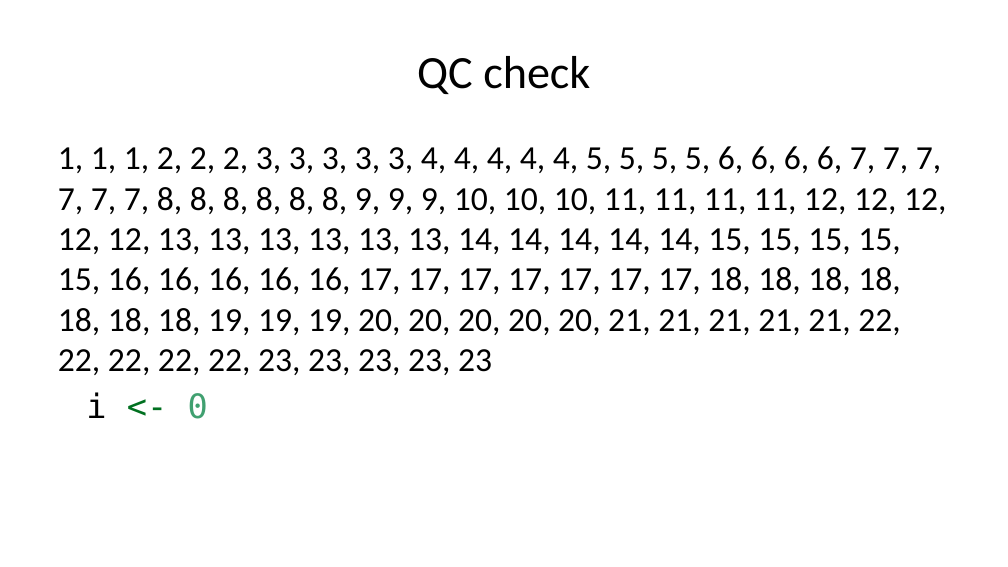
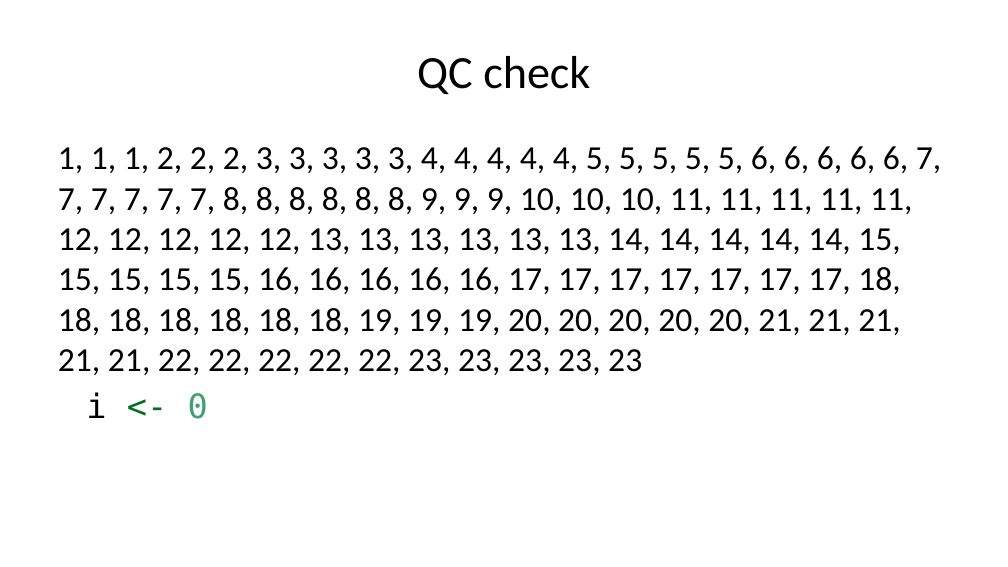
Before and after one commit to pmean/introduction-to-SAS, a slide deck: slide 3 of results/test-code.pptx. Drawn at 1008x567 pixels with LibreOffice and Linux fonts; fonts in the diff are those of the drawing. Boxes give left, top, right and bottom in pixels: in the first picture for what was removed or moved away, otherwise in the second. Text is boxed around its words. In the diff, an @@ line names an element or a change of style, - is before the commit and + after.

```diff
--- a/results/test-code.pptx
+++ b/results/test-code.pptx
@@ text at [58, 146, 941, 375]: text changed @@
-1, 1, 1, 2, 2, 2, 3, 3, 3, 3, 3, 4, 4, 4, 4, 4, 5, 5, 5, 5, 6, 6, 6, 6, 7, 7, 7, 7, 7, 7, 8, 8, 8, 8, 8, 8, 9, 9, 9, 10, 10, 10, 11, 11, 11, 11, 12, 12, 12, 12, 12, 13, 13, 13, 13, 13, 13, 14, 14, 14, 14, 14, 15, 15, 15, 15, 15, 16, 16, 16, 16, 16, 17, 17, 17, 17, 17, 17, 17, 18, 18, 18, 18, 18, 18, 18, 19, 19, 19, 20, 20, 20, 20, 20, 21, 21, 21, 21, 21, 22, 22, 22, 22, 22, 23, 23, 23, 23, 23
+1, 1, 1, 2, 2, 2, 3, 3, 3, 3, 3, 4, 4, 4, 4, 4, 5, 5, 5, 5, 5, 6, 6, 6, 6, 6, 7, 7, 7, 7, 7, 7, 8, 8, 8, 8, 8, 8, 9, 9, 9, 10, 10, 10, 11, 11, 11, 11, 11, 12, 12, 12, 12, 12, 13, 13, 13, 13, 13, 13, 14, 14, 14, 14, 14, 15, 15, 15, 15, 15, 16, 16, 16, 16, 16, 17, 17, 17, 17, 17, 17, 17, 18, 18, 18, 18, 18, 18, 18, 19, 19, 19, 20, 20, 20, 20, 20, 21, 21, 21, 21, 21, 22, 22, 22, 22, 22, 23, 23, 23, 23, 23
```
Also in this commit, not shown: 20 other slides changed, 26 other files.
